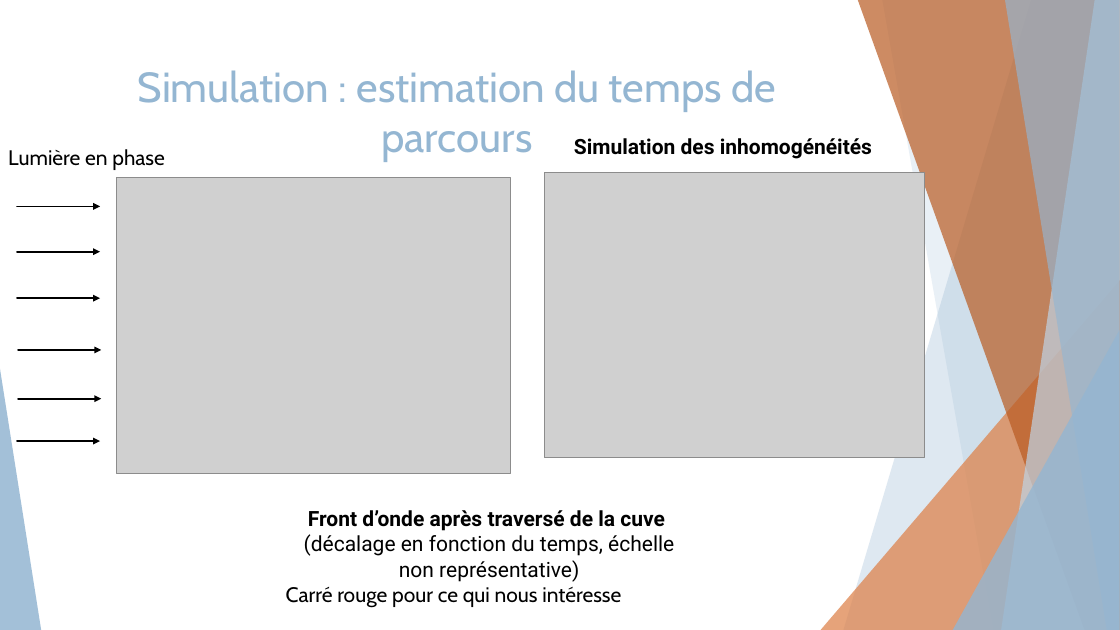
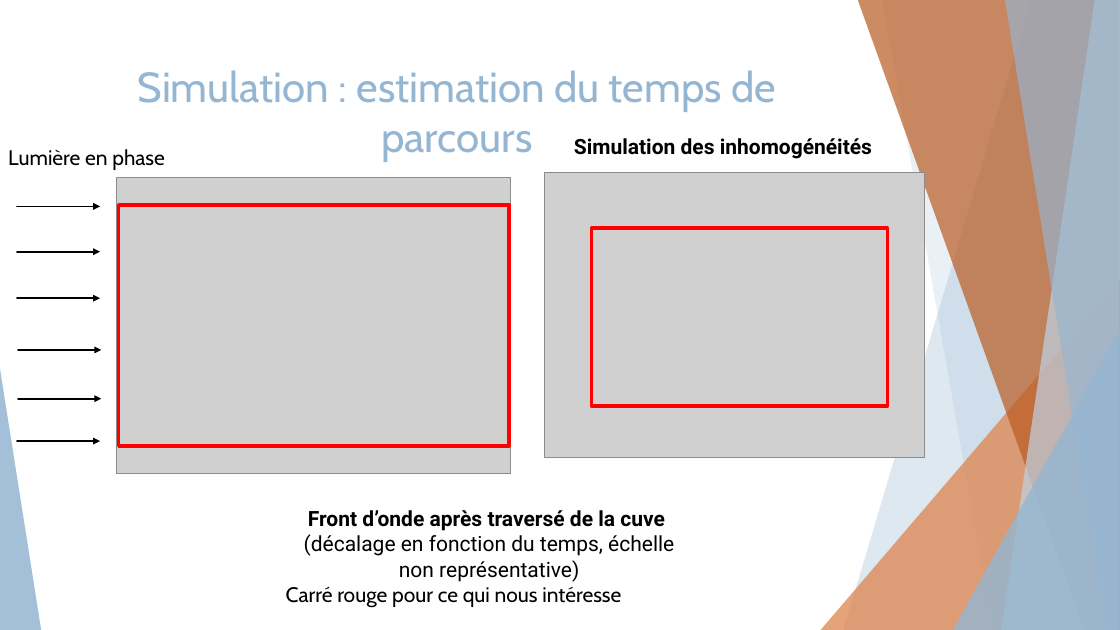
Before and after one commit to Lucas-brb/TIPE-2022, a slide deck: slide 10 of Présentation/Mesure des défauts de l'oeil v2.pptx. Drawn at 1120x630 pixels with LibreOffice and Linux fonts; fonts in the diff are those of the drawing; grey boxes stand for pictures. Boxes give left, top, right and bottom in pixels: in the first picture for what was removed or moved away, otherwise in the second. Text is boxed around its words. In the diff, an @@ line names an element or a change of style, - is before the commit and + after.

```diff
--- a/Présentation/Mesure des défauts de l'oeil v2.pptx
+++ b/Présentation/Mesure des défauts de l'oeil v2.pptx
@@ rectangle added at bbox=[118, 205, 509, 446], outline #FF0000 3 pt @@
@@ rectangle added at bbox=[592, 229, 887, 407], outline #FF0000 3 pt @@
```
Also in this commit, not shown: 5 other slides changed, 3 slides added, 1 slide removed, 2 other files.
